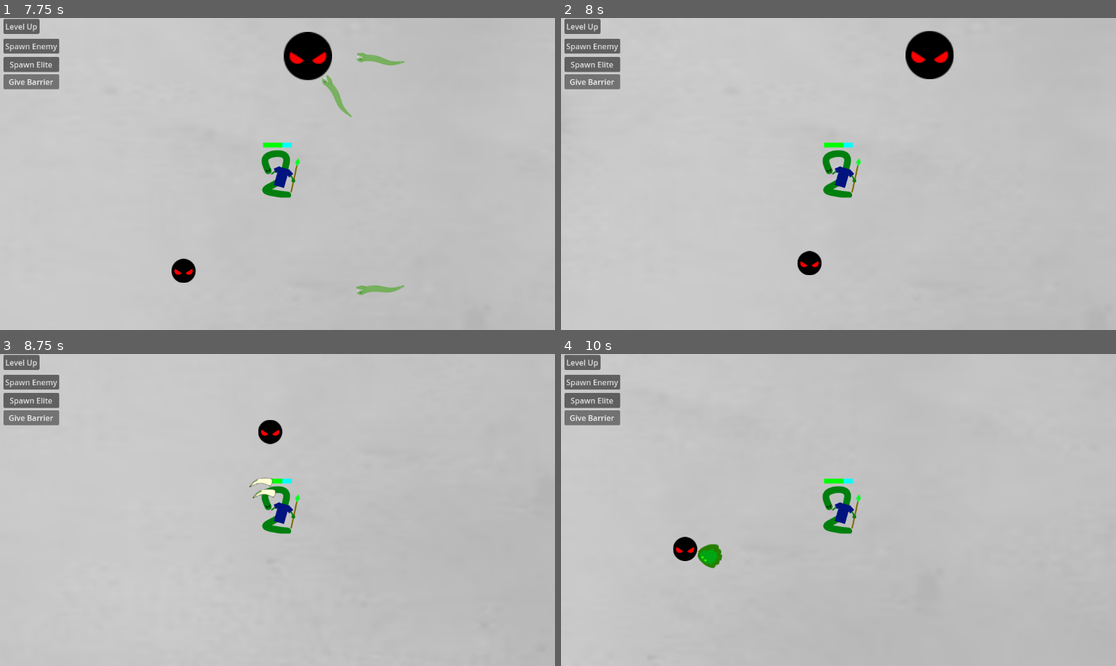
Above: before the commit, frames 1-4 (two rows, left to right).
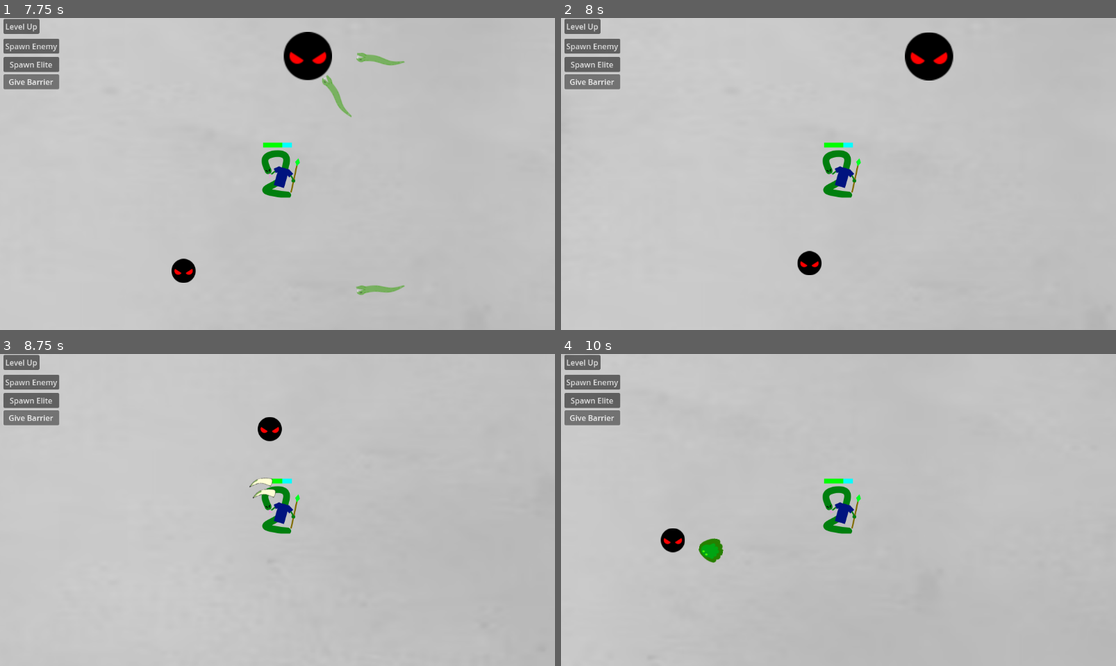
Above: after the commit, the same moments.

Repository: il-Gallone/arcade-rpg
Game: Godot game, scene res://Scenes/test_scene.tscn
The game is run twice, just before and just after one commit, with the same random seed, the same clock (stepped at 60 frames per second) and the same inputs.
Inputs:
- Up to frame 1 (7.75 s): click "Level Up" at 0.5 s; click "Spawn Elite" at 1.25 s; click "Spawn Enemy" at 2 s; click "Give Barrier" at 2.75 s; hold D (right) 3.53-4.28 s; hold S (down) 4.28-5.03 s; hold D (right) 5.03-5.78 s; tap Enter at 5.75 s; hold W (up) 5.78-6.53 s; hold A (left) from 6.53 s (still down)
- Up to frame 2 (8 s): keep holding A (left)
- Up to frame 3 (8.75 s): release A (left) at 8.03 s; hold S (down) from 8.03 s (still down)
- Up to frame 4 (10 s): release S (down) at 8.78 s; hold D (right) 8.78-9.53 s; hold W (up) from 9.53 s (still down)

Frame 1 is identical in both runs. In frame 2, 0.3% of the frame differs, in the area x 61-71%, y 4-21%; in frame 3, 0.2%; in frame 4, 0.7%, in the area x 17-30%, y 55-69%.

Commit message:
Debuff Overhaul
Let's hope my sausage code doesn't cause too many problems

Diff:
--- a/Scripts/BuffBase.gd
+++ b/Scripts/BuffBase.gd
@@ -55,27 +55,20 @@
 					timeLeft = 0
 					queue_free()
 		if timeLeft != 0:
-			afflicted.buffStats.speedMult += speedMod
-			afflicted.buffStats.damageMult += damageMod
-			afflicted.buffStats.defenseMult += defenseMod
-			afflicted.buffStats.CDMult += CDMod
-			afflicted.buffStats.expMult += expMod
+			afflicted.calculate_mod_limits(self)
 			afflicted.buffs.append(self)
+			afflicted.calculate_buffs()
 	else:
 		if timeLeft < delta:
 			delta = timeLeft
 			timeLeft = 0
-			afflicted.buffStats.speedMult -= speedMod
-			afflicted.buffStats.damageMult -= damageMod
-			afflicted.buffStats.defenseMult -= defenseMod
-			afflicted.buffStats.CDMult -= CDMod
-			afflicted.buffStats.expMult -= expMod
+			afflicted.reset_buffStats()
 		else:
 			timeLeft -= delta
 		if damagePS != 0:
 			afflicted.damaged(damagePS * delta)
 
-func strengthen_buff (timeAdded: float, afflicted) -> void:
+func strengthen_buff (timeAdded: float,afflicted) -> void:
 	BuffID = "Strong" + BuffID
 	timeLeft /= 2
 	timeLeft += timeAdded
@@ -85,8 +78,4 @@
 	defenseMod *= 2
 	CDMod *= 2
 	expMod *= 2
-	afflicted.buffStats.speedMult += speedMod/2
-	afflicted.buffStats.damageMult += damageMod/2
-	afflicted.buffStats.defenseMult += defenseMod/2
-	afflicted.buffStats.CDMult += CDMod/2
-	afflicted.buffStats.expMult += expMod/2
+	afflicted.calculate_buffs()
--- a/Scripts/EnemyBase.gd
+++ b/Scripts/EnemyBase.gd
@@ -40,6 +40,7 @@
 			buffs.erase(expiredBuffs[i])
 			expiredBuffs[i].queue_free()
 		expiredBuffs.clear()
+		reset_buffStats()
 	for i in GameManager.Players.size():
 		if target == null:
 			target = GameManager.Players[i]
@@ -90,6 +91,47 @@
 	get_tree().root.call_deferred("add_child", xpDrop)
 	queue_free()
 
+func reset_buffStats() -> void:
+	buffStats = BuffStats.new()
+	if buffs.size() > 0:
+		for i in buffs.size():
+			calculate_mod_limits(buffs[i])
+		calculate_buffs()
+
+func calculate_mod_limits(buff) -> void:
+	if buff.minSpdMod < buffStats.lowestMinSpd:
+		buffStats.lowestMinSpd = buff.minSpdMod
+	if buff.maxSpdMod > buffStats.highestMaxSpd:
+		buffStats.highestMaxSpd = buff.maxSpdMod
+	if buff.minDmgMod < buffStats.lowestMinDmg:
+		buffStats.lowestMinDmg = buff.minDmgMod
+	if buff.maxDmgMod > buffStats.highestMaxDmg:
+		buffStats.lowestMaxDmg = buff.maxDmgMod
+	if buff.minDefMod < buffStats.lowestMinDef:
+		buffStats.lowestMinDef = buff.minDefMod
+	if buff.maxDefMod > buffStats.highestMaxDef:
+		buffStats.highestMaxDef = buff.maxDefMod
+	if buff.minCDMod < buffStats.lowestMinCD:
+		buffStats.lowestMinCD = buff.minCDMod
+	if buff.maxCDMod > buffStats.highestMaxCD:
+		buffStats.highestMaxCD = buff.maxCDMod
+	if buff.minExpMod < buffStats.lowestMinExp:
+		buffStats.lowestMinExp = buff.minExpMod
+	if buff.maxExpMod > buffStats.highestMaxExp:
+		buffStats.highestMaxExp = buff.maxExpMod
+
+func calculate_buffs() -> void:
+	for i in buffs.size():
+		buffStats.speedMult += buffs[i].speedMod
+		buffStats.damageMult += buffs[i].damageMod
+		buffStats.defenseMult += buffs[i].defenseMod
+		buffStats.CDMult += buffs[i].CDMod
+		buffStats.expMult += buffs[i].expMod
+	buffStats.speedMult = clampf(buffStats.speedMult, buffStats.lowestMinSpd, buffStats.highestMaxSpd)
+	buffStats.damageMult = clampf(buffStats.damageMult, buffStats.lowestMinDmg, buffStats.highestMaxDmg)
+	buffStats.defenseMult = clampf(buffStats.defenseMult, buffStats.lowestMinDef, buffStats.highestMaxDef)
+	buffStats.CDMult = clampf(buffStats.CDMult, buffStats.lowestMinCD, buffStats.highestMaxCD)
+	buffStats.expMult = clampf(buffStats.expMult, buffStats.lowestMinExp, buffStats.highestMaxExp)
 
 func _on_body_entered(body: Node2D) -> void:
 	if body == target:
--- a/Scripts/Heroes/NagaWitch.gd
+++ b/Scripts/Heroes/NagaWitch.gd
@@ -58,6 +58,6 @@
 
 func tertiary_Ability(_delta: float) -> void:
 	var gaze = gazeAttack.instantiate()
-	gaze.scale *= 0.75 + 0.25*tertAbilLvl
+	gaze.scale *= 0.875 + 0.125*tertAbilLvl
 	gaze.projLvl = tertAbilLvl
 	add_child(gaze)
--- a/Scripts/Heroes/PlayerController.gd
+++ b/Scripts/Heroes/PlayerController.gd
@@ -163,5 +163,46 @@
 	print("Debug Resurrection Applied")
 
 
+func reset_buffStats() -> void:
+	buffStats = BuffStats.new()
+	if buffs.size() > 0:
+		for i in buffs.size():
+			calculate_mod_limits(buffs[i])
+		calculate_buffs()
+
+func calculate_mod_limits(buff) -> void:
+	if buff.minSpdMod < buffStats.lowestMinSpd:
+		buffStats.lowestMinSpd = buff.minSpdMod
+	if buff.maxSpdMod > buffStats.highestMaxSpd:
+		buffStats.highestMaxSpd = buff.maxSpdMod
+	if buff.minDmgMod < buffStats.lowestMinDmg:
+		buffStats.lowestMinDmg = buff.minDmgMod
+	if buff.maxDmgMod > buffStats.highestMaxDmg:
+		buffStats.lowestMaxDmg = buff.maxDmgMod
+	if buff.minDefMod < buffStats.lowestMinDef:
+		buffStats.lowestMinDef = buff.minDefMod
+	if buff.maxDefMod > buffStats.highestMaxDef:
+		buffStats.highestMaxDef = buff.maxDefMod
+	if buff.minCDMod < buffStats.lowestMinCD:
+		buffStats.lowestMinCD = buff.minCDMod
+	if buff.maxCDMod > buffStats.highestMaxCD:
+		buffStats.highestMaxCD = buff.maxCDMod
+	if buff.minExpMod < buffStats.lowestMinExp:
+		buffStats.lowestMinExp = buff.minExpMod
+	if buff.maxExpMod > buffStats.highestMaxExp:
+		buffStats.highestMaxExp = buff.maxExpMod
+
+func calculate_buffs() -> void:
+	for i in buffs.size():
+		buffStats.speedMult += buffs[i].speedMod
+		buffStats.damageMult += buffs[i].damageMod
+		buffStats.defenseMult += buffs[i].defenseMod
+		buffStats.CDMult += buffs[i].CDMod
+		buffStats.expMult += buffs[i].expMod
+	clampf(buffStats.speedMult, buffStats.lowestMinSpd, buffStats.highestMaxSpd)
+	clampf(buffStats.damageMult, buffStats.lowestMinDmg, buffStats.highestMaxDmg)
+	clampf(buffStats.defenseMult, buffStats.lowestMinDef, buffStats.highestMaxDef)
+	clampf(buffStats.CDMult, buffStats.lowestMinCD, buffStats.highestMaxCD)
+	clampf(buffStats.expMult, buffStats.lowestMinExp, buffStats.highestMaxExp)
 func debug_barrier() -> void:
 	barrierHP = 50.0
--- a/Scripts/Projectiles/SnakeBindProj.gd
+++ b/Scripts/Projectiles/SnakeBindProj.gd
@@ -31,7 +31,7 @@
 	enemy.add_child(debuff)
 	var addedTime = debuff.timeLeft
 	debuff.apply_buff(0.0, enemy)
-	if debuff.timeLeft > 0:
+	if enemy.find_child("ParalyzeTimer") == null:
 		var delayedDebuff = delayedBuff.instantiate()
 		delayedDebuff.wait_time = debuff.timeLeft * (0.75 + 0.25 * projLvl)
 		delayedDebuff.buffLvl = projLvl
